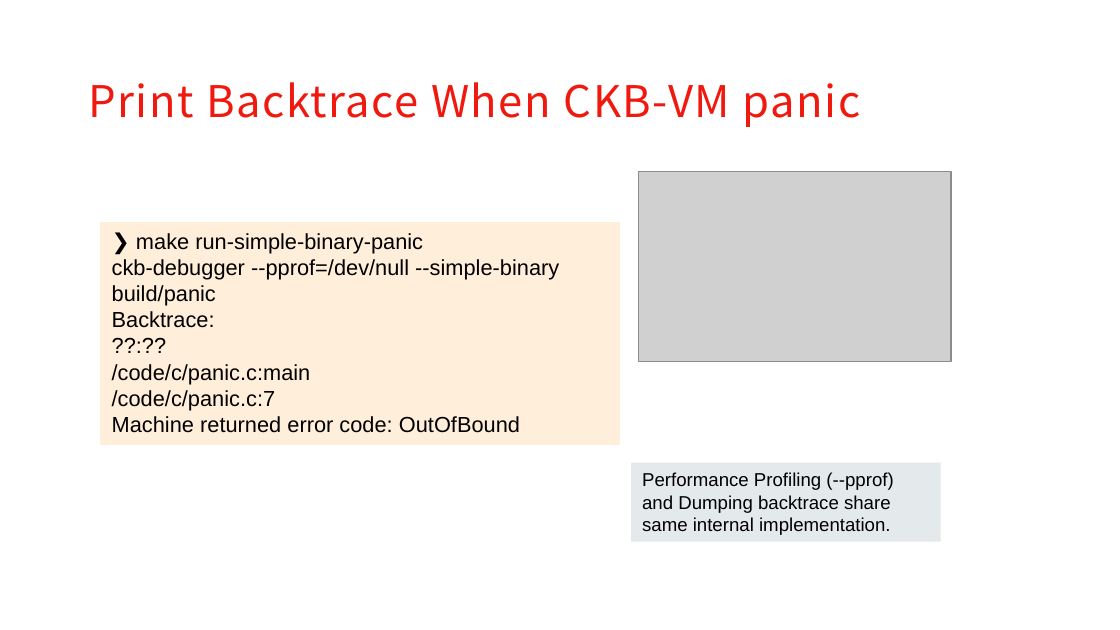
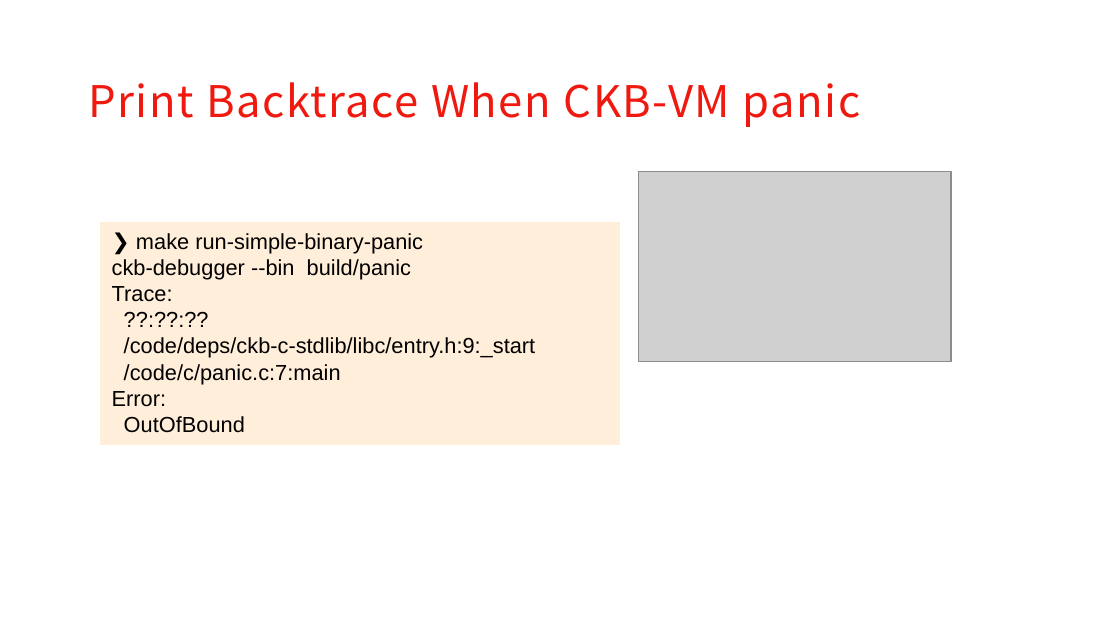
Before and after one commit to XuJiandong/ckb-debugger-playground, a slide deck: slide 14 of slides/presentation.pptx (slide 13 before the commit). Drawn at 1120x630 pixels with LibreOffice and Linux fonts; fonts in the diff are those of the drawing; grey boxes stand for pictures; background and template pictures are left out. Boxes give left, top, right and bottom in pixels: in the first picture for what was removed or moved away, otherwise in the second. Text is boxed around its words. In the diff, an @@ line names an element or a change of style, - is before the commit and + after.

Commit message:
updated according to new ckb-debugger

```diff
--- a/slides/presentation.pptx
+++ b/slides/presentation.pptx
@@ text in rectangle at <box>112,259,535,433</box>: text changed @@
-ckb-debugger --pprof=/dev/null --simple-binary build/panic
-Backtrace:
-??:??
-/code/c/panic.c:main
-/code/c/panic.c:7
-Machine returned error code: OutOfBound
+ckb-debugger --bin build/panic
+Trace:
+??:??:??
+/code/deps/ckb-c-stdlib/libc/entry.h:9:_start
+/code/c/panic.c:7:main
+Error:
+OutOfBound
@@ rectangle removed at <box>632,463,941,542</box> @@
-Performance Profiling (--pprof) and Dumping backtrace share same internal implementation.
```
Also in this commit, not shown: 7 other slides changed, 3 slides added, 2 other files.
